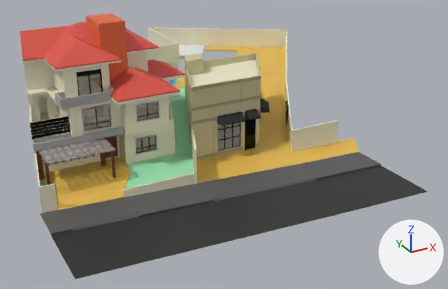
The glTF model public/assets/models/v40-30.glb: old version first, new version second.
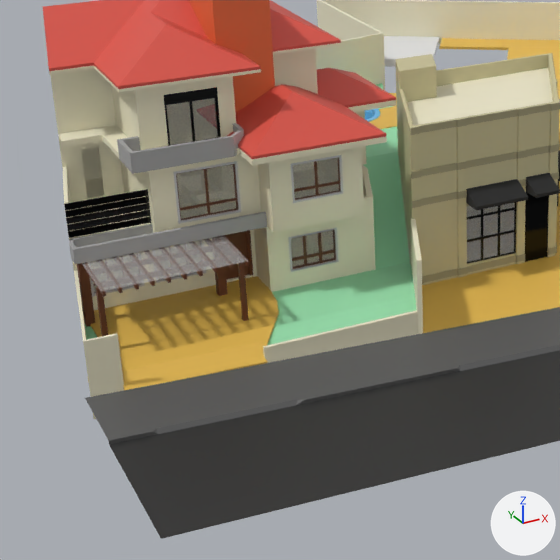
There are two pictures of each version: one whole from a 50 mm camera at (-7.5, -42.3, 24.2) aimed at (19.5, 6.8, -0.4), one close up on the part from 0% to 58% of the width and 10% to 100% of the height. The lights are fixed; the arrows at lower right show +X, +Y and +Z. Where no turn or scale is listed for an object, it has been applied to the vertices.

The first close-up shows 'Basic Roof Generic - 10mm [1588863]', 'Basic Roof Generic - 10mm [1590374]', 'Plane.001', 'Plane.013', 'calcada', 'grama', 'grama.001', 'mosaico', 'parede.inferior', 'parede.superior', 'parede.terreo', 'paredes.predio'.
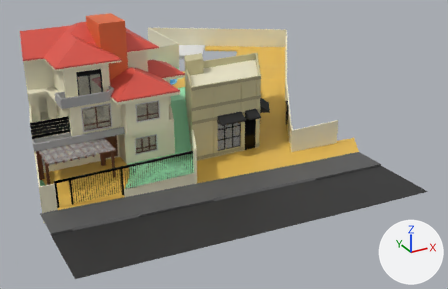
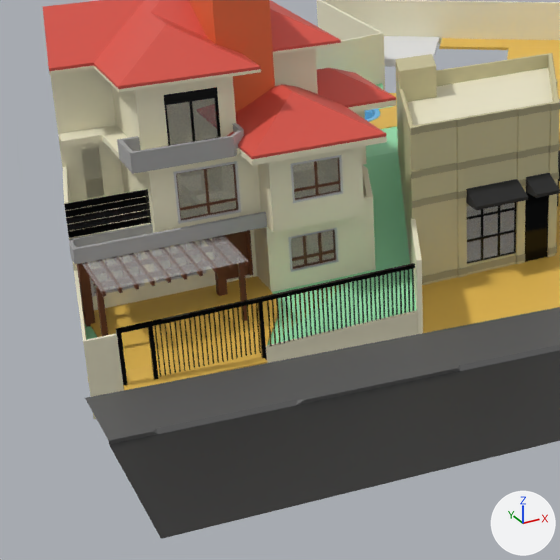
Boxes [x1, y1, x2, y2] around the edits, measured in the close-ups (560 x 560 px):
```json
{"object": "Plane.011", "change": "added", "after": [267, 268, 414, 346]}
{"object": "Plane.029", "change": "added", "after": [154, 303, 261, 377]}
{"object": "Plane.031", "change": "added", "after": [116, 263, 415, 334], "on screen": "black"}
{"object": "Plane.027", "change": "added", "after": [258, 302, 267, 360]}
{"object": "Plane.030", "change": "added", "after": [148, 326, 159, 380]}
{"object": "Plane.028", "change": "added", "after": [116, 333, 127, 387]}
```

Scene script edits in JSON lines:
```json
{"op": "add", "block": "me_plane_056", "code": ["me_plane_056 = bpy.data.meshes.new('Plane.056')", "me_plane_056.from_pydata(...)  # a box spanning x -4.75..6.85, y -0.15..-0.02, z -0.05..0.1", "me_plane_056.materials.append(mat_esquadria_metalica)  # black #292929"]}
{"op": "add", "block": "me_plane_055", "code": ["me_plane_055 = bpy.data.meshes.new('Plane.055')", "me_plane_055.from_pydata(...)  # a box spanning x -0.1..0.05, y -0.15..-0.02, z -0.65..1.9", "me_plane_055.materials.append(mat_esquadria_metalica)  # black #292929"]}
{"op": "add", "block": "me_plane_054", "code": ["me_plane_054 = bpy.data.meshes.new('Plane.054')", "me_plane_054.from_pydata(...)  # 176 vertices, 264 faces; spans x 0.02..3.83, y -0.14..-0.04, z -0.16..1.9", "me_plane_054.materials.append(mat_esquadria_metalica)  # black #292929"]}
{"op": "add", "block": "me_plane_047", "code": ["me_plane_047 = bpy.data.meshes.new('Plane.047')", "me_plane_047.from_pydata(...)  # 272 vertices, 408 faces; spans x 0.02..5.99, y -0.14..-0.04, z 0.0..1.9", "me_plane_047.materials.append(mat_esquadria_metalica)  # black #292929"]}
{"op": "add", "block": "ob_plane_031", "code": ["ob_plane_031 = bpy.data.objects.new('Plane.031', me_plane_056)", "ob_plane_031.location = (6.16, 0.4, 2.82)"]}
{"op": "add", "block": "ob_plane_030", "code": ["ob_plane_030 = bpy.data.objects.new('Plane.030', me_plane_055)", "ob_plane_030.location = (2.63, 0.4, 0.87)"]}
{"op": "add", "block": "ob_plane_029", "code": ["ob_plane_029 = bpy.data.objects.new('Plane.029', me_plane_054)", "ob_plane_029.location = (2.74, 0.4, 0.87)"]}
{"op": "add", "block": "ob_plane_028", "code": ["ob_plane_028 = bpy.data.objects.new('Plane.028', me_plane_055.copy())", "ob_plane_028.location = (1.51, 0.4, 0.87)"]}
{"op": "add", "block": "ob_plane_027", "code": ["ob_plane_027 = bpy.data.objects.new('Plane.027', me_plane_055.copy())", "ob_plane_027.location = (6.72, 0.4, 0.87)"]}
{"op": "add", "block": "ob_plane_011", "code": ["ob_plane_011 = bpy.data.objects.new('Plane.011', me_plane_047)", "ob_plane_011.location = (6.96, 0.4, 0.87)"]}
```
